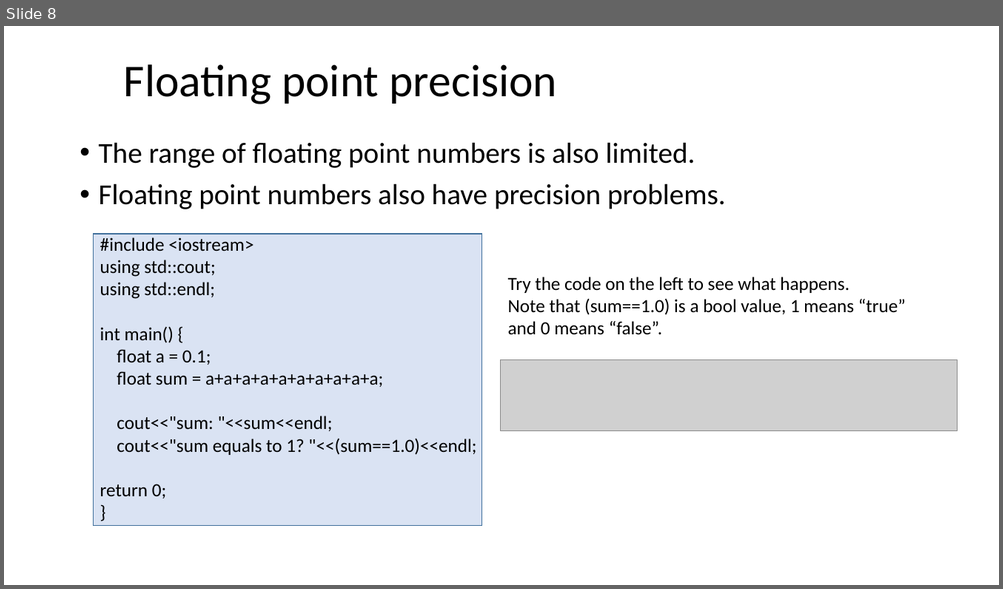
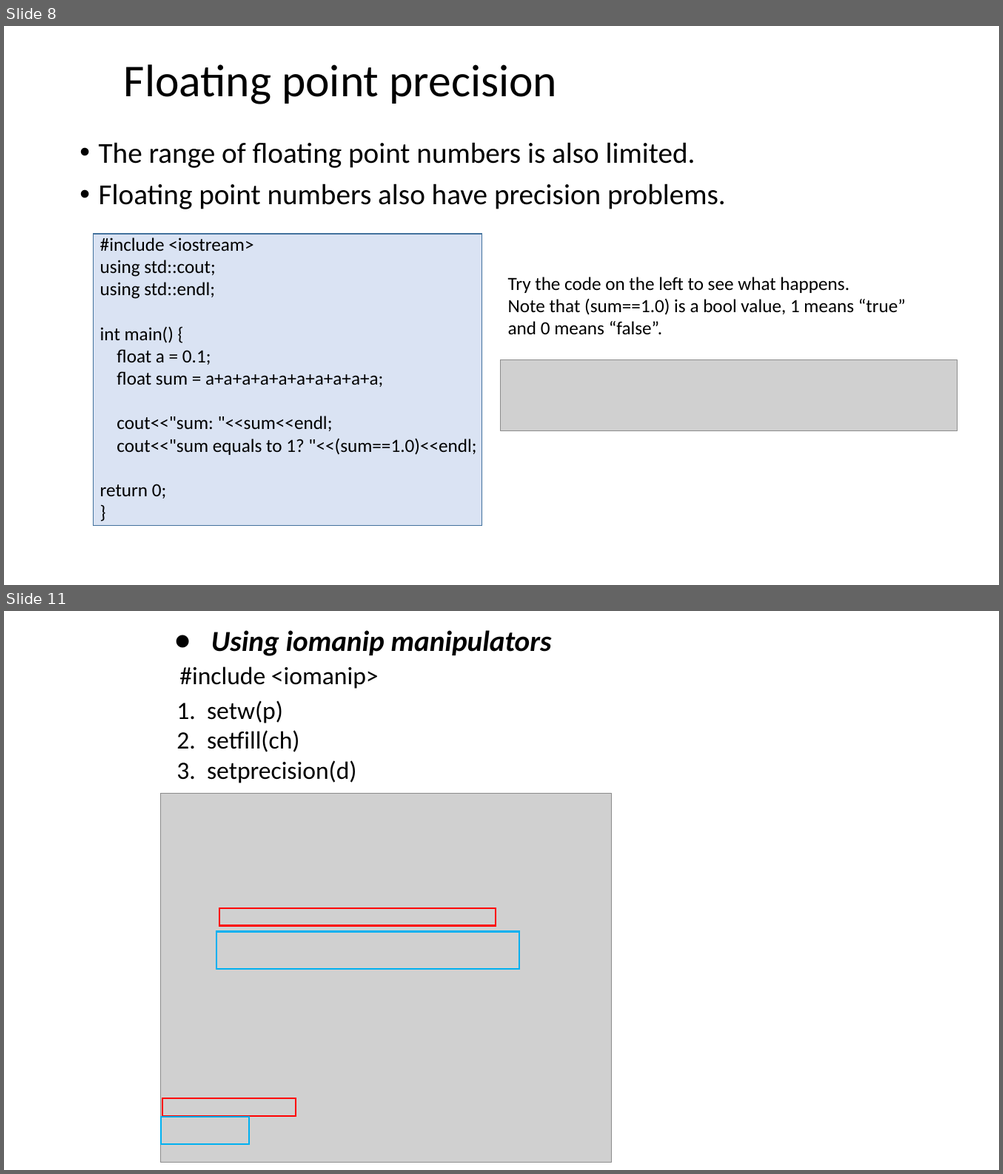
Before and after one commit to dayekuaipao/CPPLearning, a slide deck: week02/Lab02.pptx. Shown one above the other, each under a label of ours: slide 8 before the commit, slides 8 and 11 after it; the slides between them are not shown. The pictures are 1003x589 and 1003x1174 pixels, drawn with LibreOffice and Linux fonts; fonts in the diff are those of the drawing; grey boxes stand for pictures; background and template pictures are left out. Boxes give left, top, right and bottom in pixels: in the first picture for what was removed or moved away, otherwise in the second. Text is boxed around its words. In the diff, an @@ line names an element or a change of style, - is before the commit and + after.

```diff
--- a/week02/Lab02.pptx
+++ b/week02/Lab02.pptx
@@ slide 11 added at bbox=[4, 611, 999, 1170], background #FFFFFF @@
@@ text added at bbox=[211, 630, 552, 656], 28 pt, text #000000, bold, italic @@
+● Using iomanip manipulators
@@ text added at bbox=[179, 667, 378, 689], 24 pt, text #000000 @@
+#include <iomanip>
@@ text added at bbox=[176, 701, 357, 783], 24 pt, text #000000 @@
+1. setw(p)
+2. setfill(ch)
+3. setprecision(d)
@@ picture added at bbox=[161, 794, 612, 1162] @@
@@ rectangle added at bbox=[219, 908, 495, 926], outline #FF0000 1.5 pt @@
@@ rectangle added at bbox=[216, 932, 519, 969], outline #00B0F0 1.5 pt @@
@@ rectangle added at bbox=[163, 1099, 296, 1117], outline #FF0000 1.5 pt @@
@@ rectangle added at bbox=[161, 1117, 249, 1145], outline #00B0F0 1.5 pt @@
```
Also in this commit, not shown: 6 slides changed, 5 other slides added, 2 slides removed.
